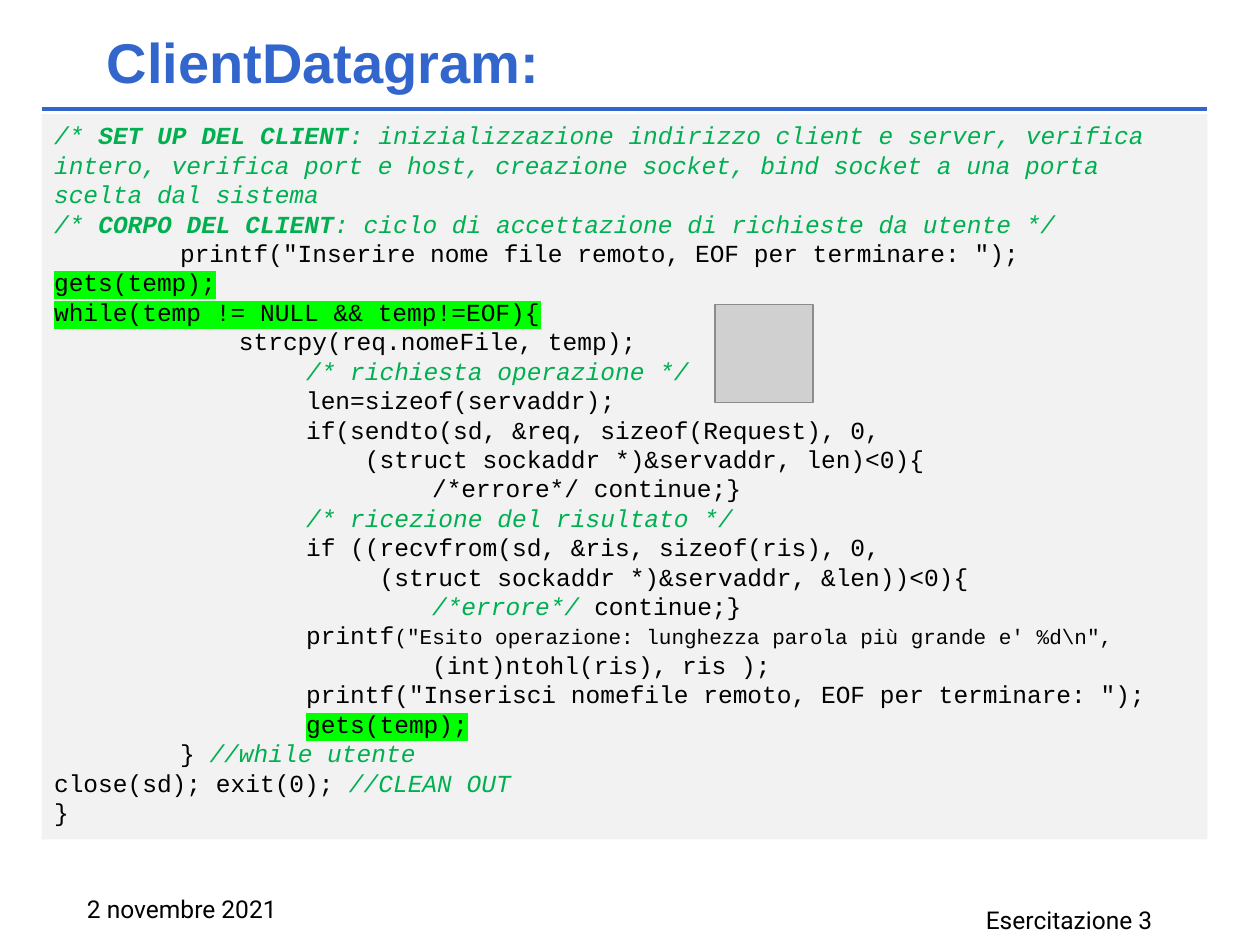
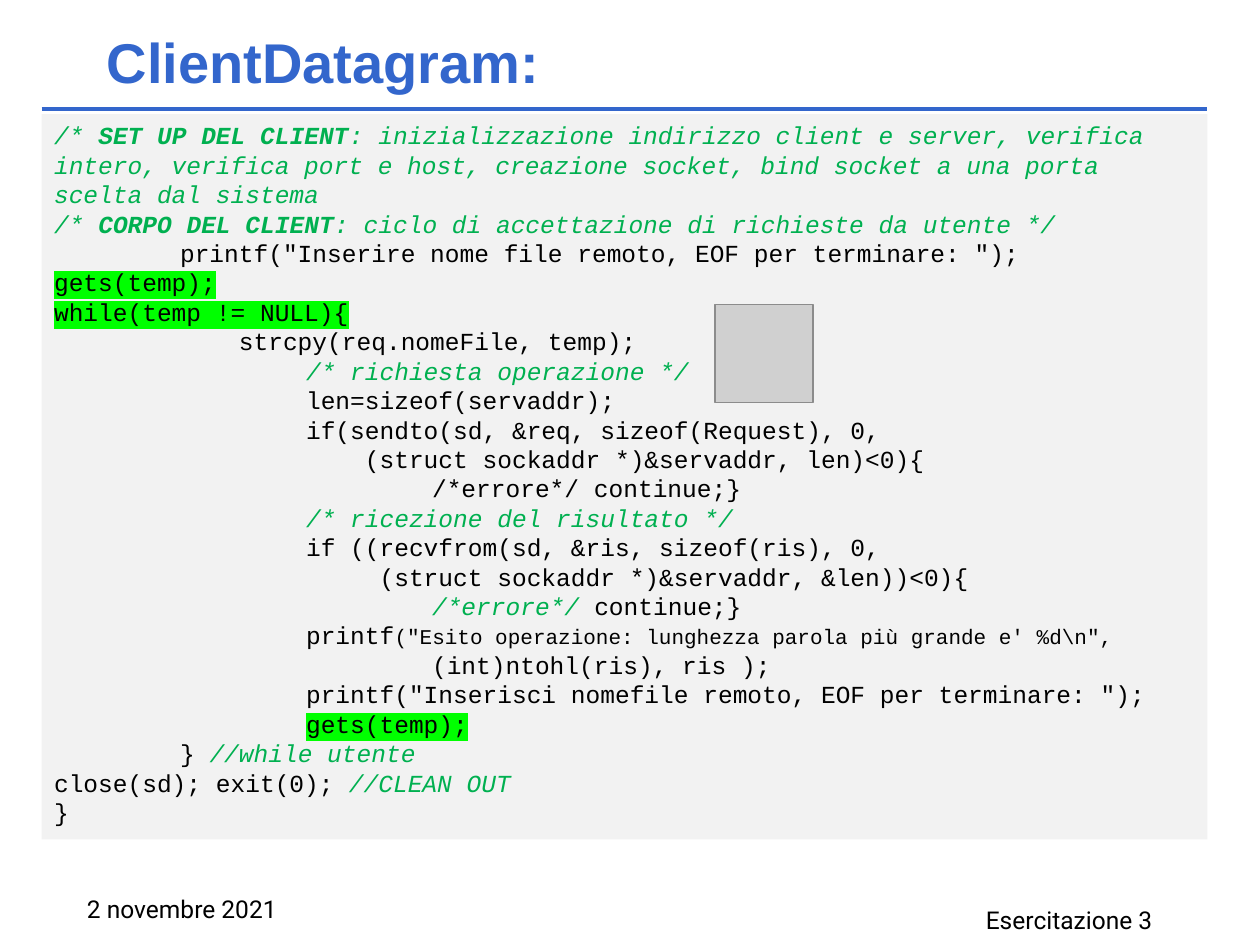
Before and after one commit to AliceTurrini/RetiCalcolatori, a slide deck: slide 3 of Es3/Presentazione_es3_2_novembre.pptx. Drawn at 1260x945 pixels with LibreOffice and Linux fonts; fonts in the diff are those of the drawing; grey boxes stand for pictures. Boxes give left, top, right and bottom in pixels: in the first picture for what was removed or moved away, otherwise in the second. Text is boxed around its words. In the diff, an @@ line names an element or a change of style, - is before the commit and + after.

```diff
--- a/Es3/Presentazione_es3_2_novembre.pptx
+++ b/Es3/Presentazione_es3_2_novembre.pptx
@@ text in rectangle at <box>54,303,348,326</box>: text changed @@
-while(temp != NULL && temp!=EOF){
+while(temp != NULL){
```
Also in this commit, not shown: 1 other slide changed.
